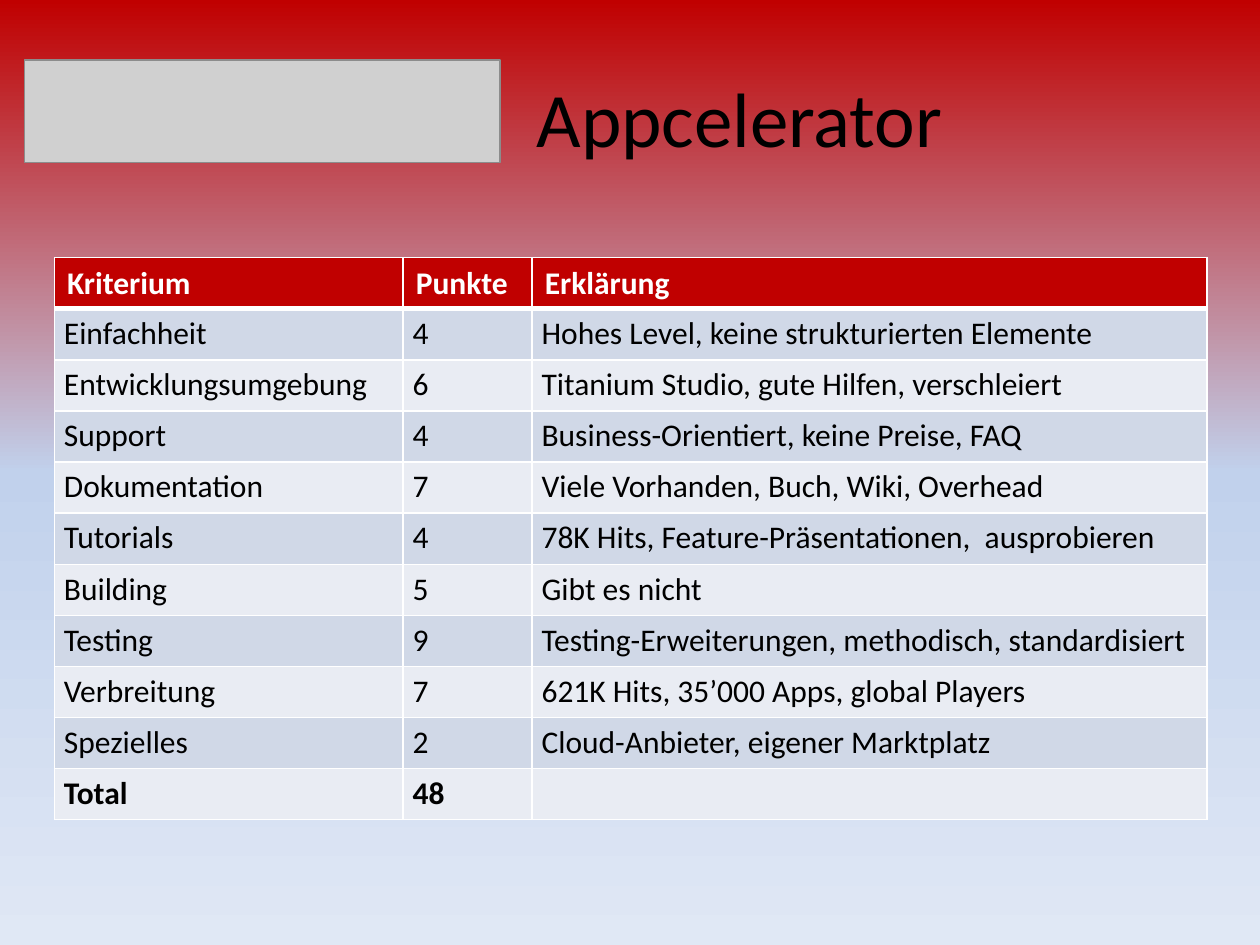
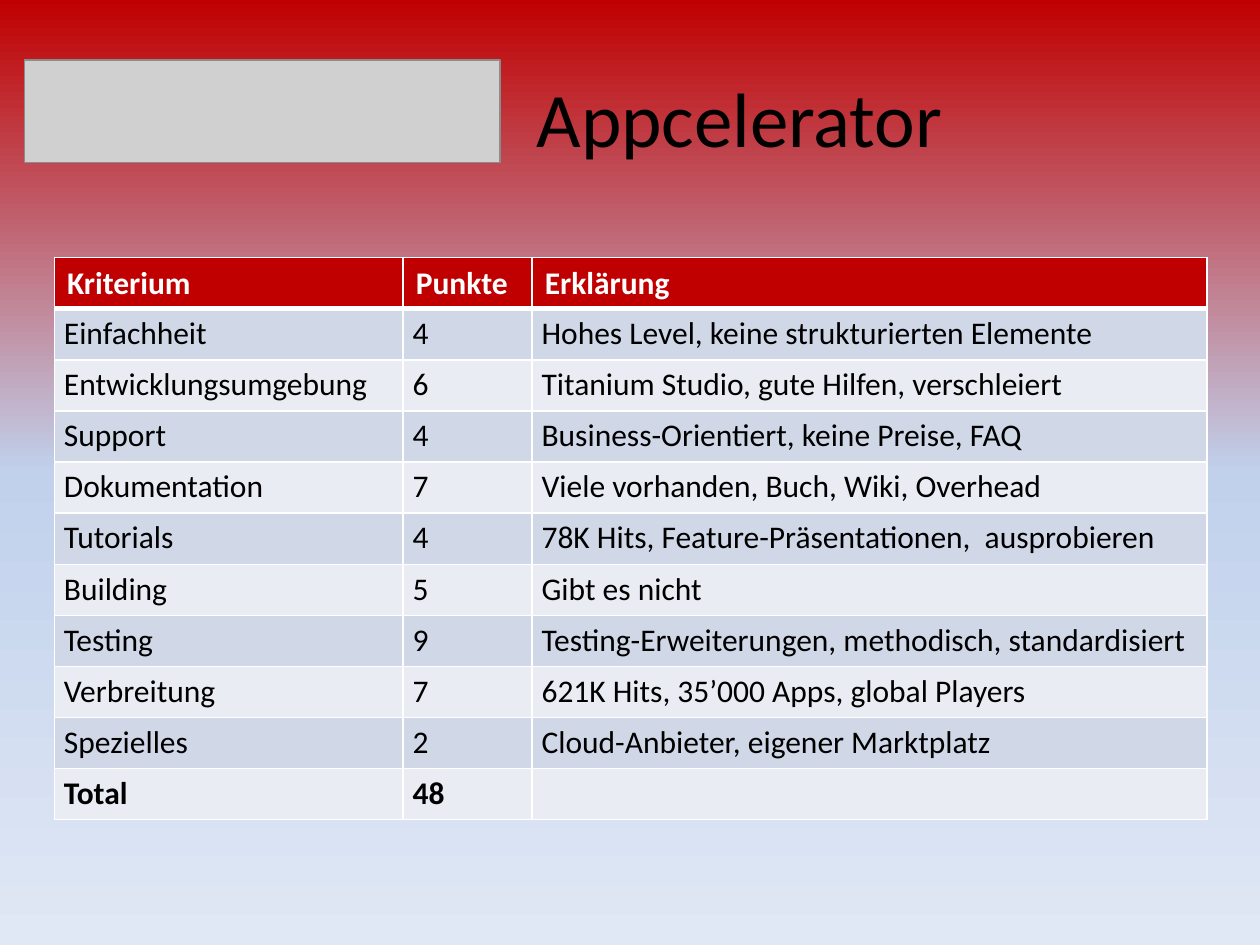
Before and after one commit to mtwords/hand-held, a slide deck: slide 17 of Documents/10_Frameworks_Presentation.pptx (slide 16 before the commit). Drawn at 1260x945 pixels with LibreOffice and Linux fonts; fonts in the diff are those of the drawing; grey boxes stand for pictures. Boxes give left, top, right and bottom in pixels: in the first picture for what was removed or moved away, otherwise in the second. Text is boxed around its words. In the diff, an @@ line names an element or a change of style, - is before the commit and + after.

```diff
--- a/Documents/10_Frameworks_Presentation.pptx
+++ b/Documents/10_Frameworks_Presentation.pptx
@@ table at bbox=[54, 258, 1206, 820] @@
-row 5, column 3: Viele Vorhanden, Buch, Wiki, Overhead
+row 5, column 3: Viele vorhanden, Buch, Wiki, Overhead
```
Also in this commit, not shown: 6 other slides changed, 13 slides added, 1 slide removed.
